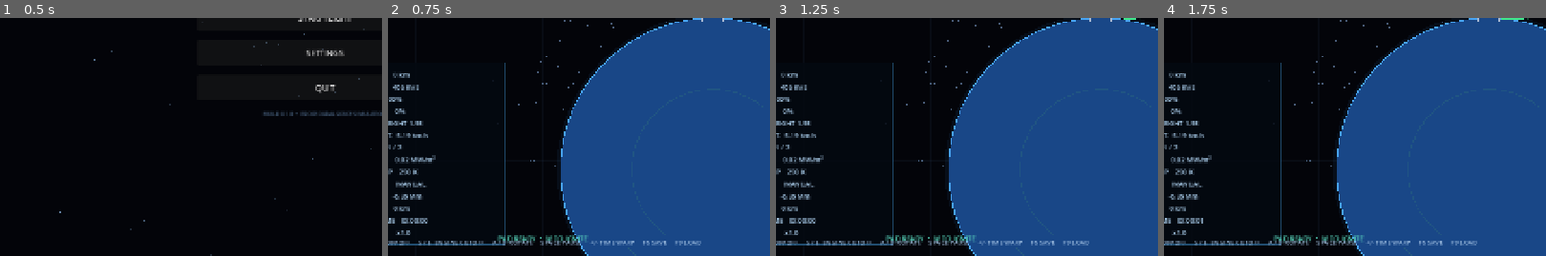
Above: before the commit, frames 1-4 (left to right).
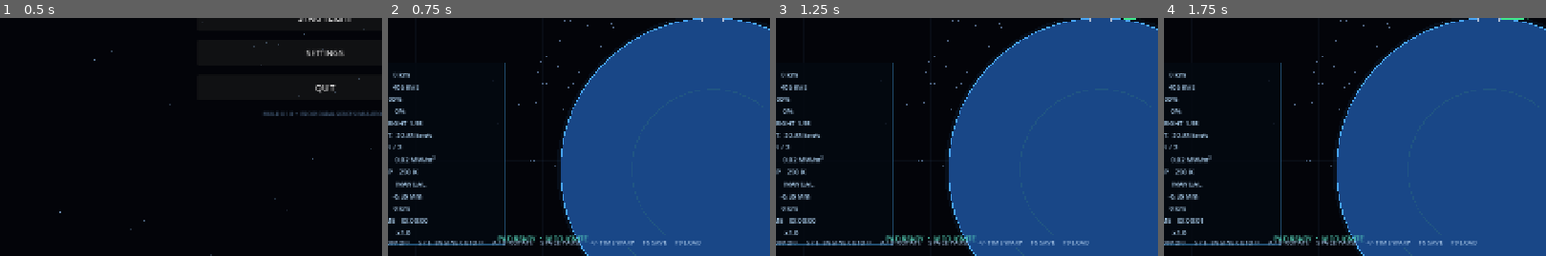
Above: after the commit, the same moments.

Repository: Blagos1195/Gravity-simulator
Game: Godot game, scene res://scenes/main.tscn
Two runs of this game, one before a commit and one after it. Both use one fixed random seed, a clock stepped at 60 frames per second and the inputs below.
Inputs:
- Up to frame 1 (0.5 s): no input
- Up to frame 2 (0.75 s): click "START FLIGHT" at 0.5 s
- Up to frame 3 (1.25 s): no input
- Up to frame 4 (1.75 s): click "SLOT 01" at 1.25 s
The pictures show only the part of the screen within x 8-58%, y 50-100%; the shares and areas given below are measured in that part.

Frame 1 is identical in both runs. In frame 2, 0.1% of the frame differs, in the area x 2-12%, y 48-51%; in frame 3, 0.1%; in frame 4, 0.1%.

Commit message:
Calculate staged vehicle delta-v across both stages

Diff:
--- a/Gravity/scripts/simulation_view.gd
+++ b/Gravity/scripts/simulation_view.gd
@@ -347,8 +347,7 @@
     var current_mass := active_dry_mass + upper_stack_mass + fuel
     var engine_flow := FIRST_STAGE_FLOW if stage_index == 0 else UPPER_STAGE_FLOW
     var thrust_to_weight := current_thrust / (current_mass * local_gravity)
-    var effective_exhaust_velocity := current_thrust / engine_flow
-    var remaining_delta_v := effective_exhaust_velocity * log(maxf(1.0, current_mass) / maxf(1.0, active_dry_mass + upper_stack_mass))
+    var remaining_delta_v := _remaining_ideal_delta_v(current_mass)
     var lines := [
         "ALTITUDE       %s" % _format_distance(altitude),
         "VELOCITY       %s" % _format_speed(orbital_speed),
@@ -373,6 +372,14 @@
     draw_string(ThemeDB.fallback_font, Vector2(315, size.y - 28), status_message, HORIZONTAL_ALIGNMENT_LEFT, -1, 13, Color(0.35, 0.85, 0.75))
     draw_string(ThemeDB.fallback_font, Vector2(size.x - 280, size.y - 28), realism.to_upper() + "  /  " + world_scale.to_upper(), HORIZONTAL_ALIGNMENT_LEFT, -1, 12, Color(0.48, 0.68, 0.84))
 
+func _remaining_ideal_delta_v(current_mass: float) -> float:
+    if stage_index == 0:
+        var first_stage_end_mass := UPPER_STAGE_DRY_MASS + UPPER_STAGE_FUEL + FIRST_STAGE_DRY_MASS
+        var first_stage_delta_v := FIRST_STAGE_VACUUM_THRUST / FIRST_STAGE_FLOW * log(maxf(1.0, current_mass) / first_stage_end_mass)
+        var upper_stage_delta_v := UPPER_STAGE_VACUUM_THRUST / UPPER_STAGE_FLOW * log((UPPER_STAGE_DRY_MASS + UPPER_STAGE_FUEL) / UPPER_STAGE_DRY_MASS)
+        return first_stage_delta_v + upper_stage_delta_v
+    return UPPER_STAGE_VACUUM_THRUST / UPPER_STAGE_FLOW * log(maxf(1.0, UPPER_STAGE_DRY_MASS + fuel) / UPPER_STAGE_DRY_MASS)
+
 func _apsis(apo: bool) -> float:
     var r := rocket_position.length()
     var energy := velocity.length_squared() * 0.5 - G * EARTH_MASS / r
